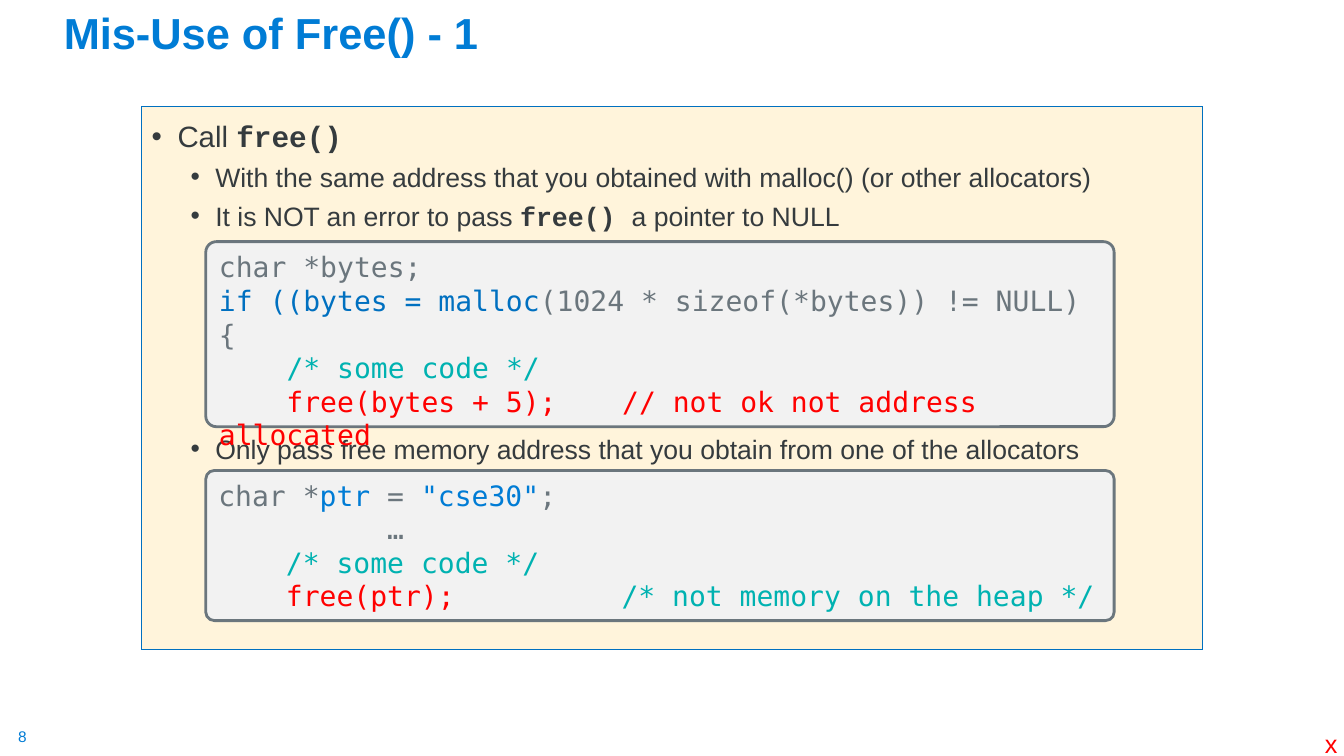
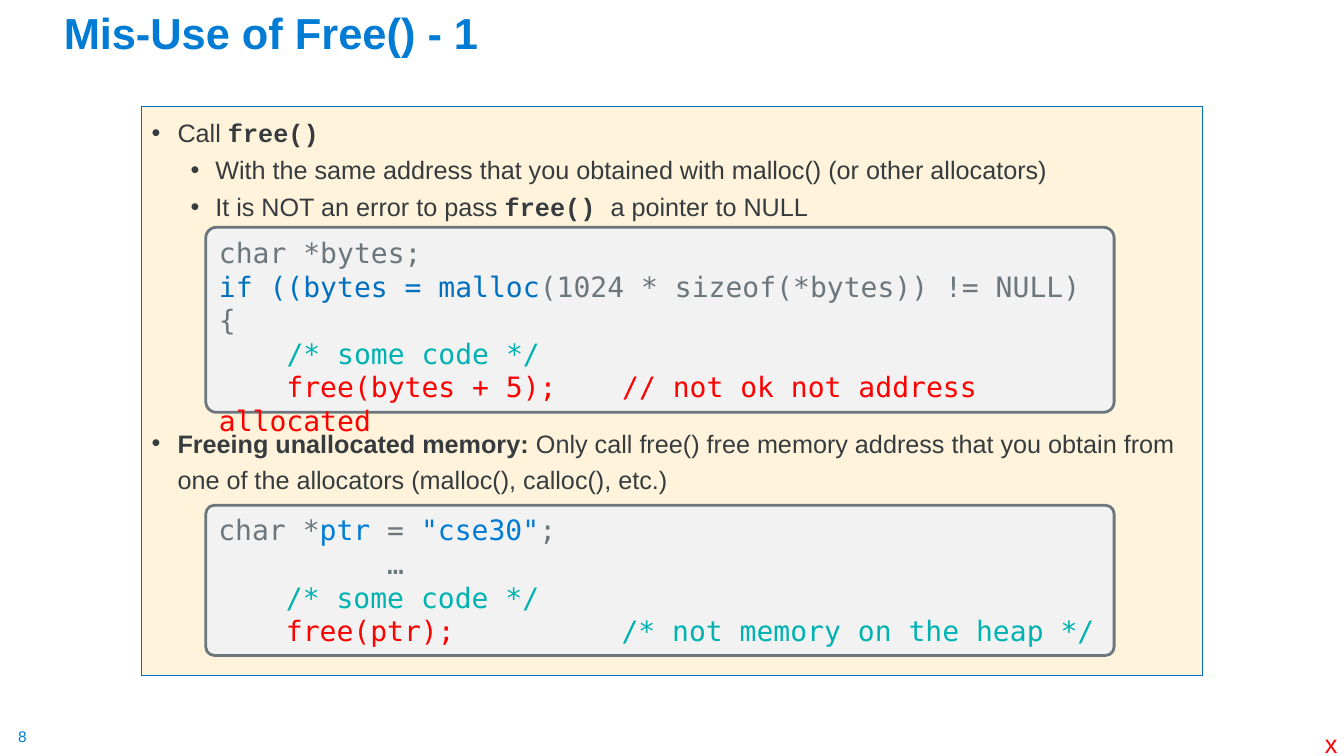
Before and after one commit to cse30-sp24/Muller-Slides, a slide deck: slide 8 of 03-C-Part3.pptx. Drawn at 1344x756 pixels with LibreOffice and Linux fonts; fonts in the diff are those of the drawing. Boxes give left, top, right and bottom in pixels: in the first picture for what was removed or moved away, otherwise in the second. Text is boxed around its words. In the diff, an @@ line names an element or a change of style, - is before the commit and + after.

```diff
--- a/03-C-Part3.pptx
+++ b/03-C-Part3.pptx
@@ text "Call free()": place and size @@
-text "Call free()" at box(141, 106, 1203, 649)
+text "Call free()" at box(141, 106, 1203, 676)
@@ text at box(178, 123, 1046, 222): size 21 to 18 pt in "Call free()"; size 19 to 18 pt in "With the same address that you obtained ...", "It is NOT an error to pass ..." @@
@@ rounded rectangle "char *bytes;": place and size @@
-rounded rectangle "char *bytes;" at box(206, 242, 1114, 427)
+rounded rectangle "char *bytes;" at box(206, 227, 1114, 412)
@@ text at box(178, 434, 1174, 495): text changed; size 19 to 18 pt @@
-  • Only pass free memory address that you obtain from one of the allocators
+• Freeing unallocated memory: Only call free() free memory address that you obtain from one of the allocators (malloc(), calloc(), etc.)
@@ rounded rectangle "char *ptr = "cse30";": place and size @@
-rounded rectangle "char *ptr = "cse30";" at box(206, 471, 1114, 621)
+rounded rectangle "char *ptr = "cse30";" at box(206, 505, 1114, 655)
```
Also in this commit, not shown: 3 other slides changed, 1 other file.
